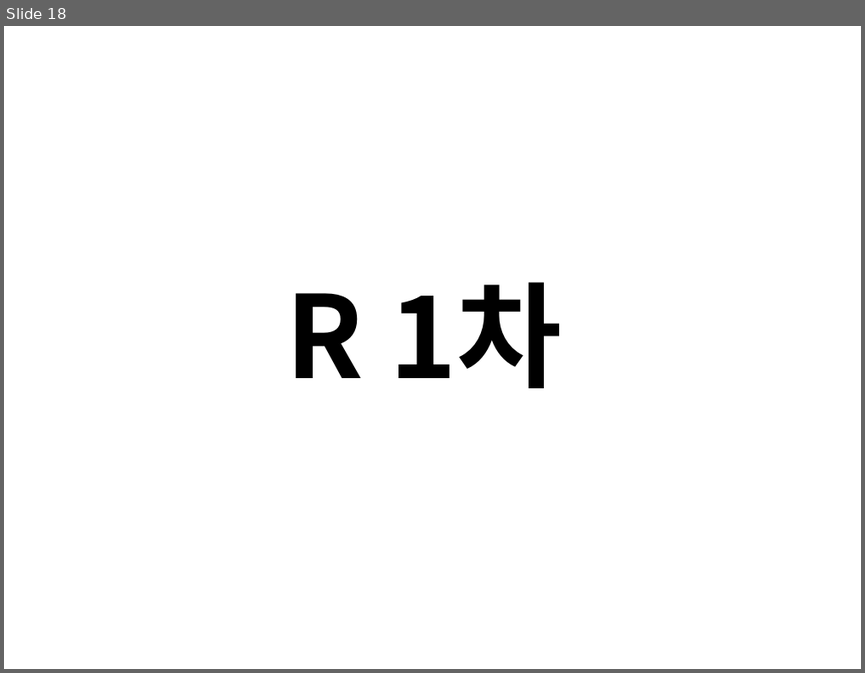
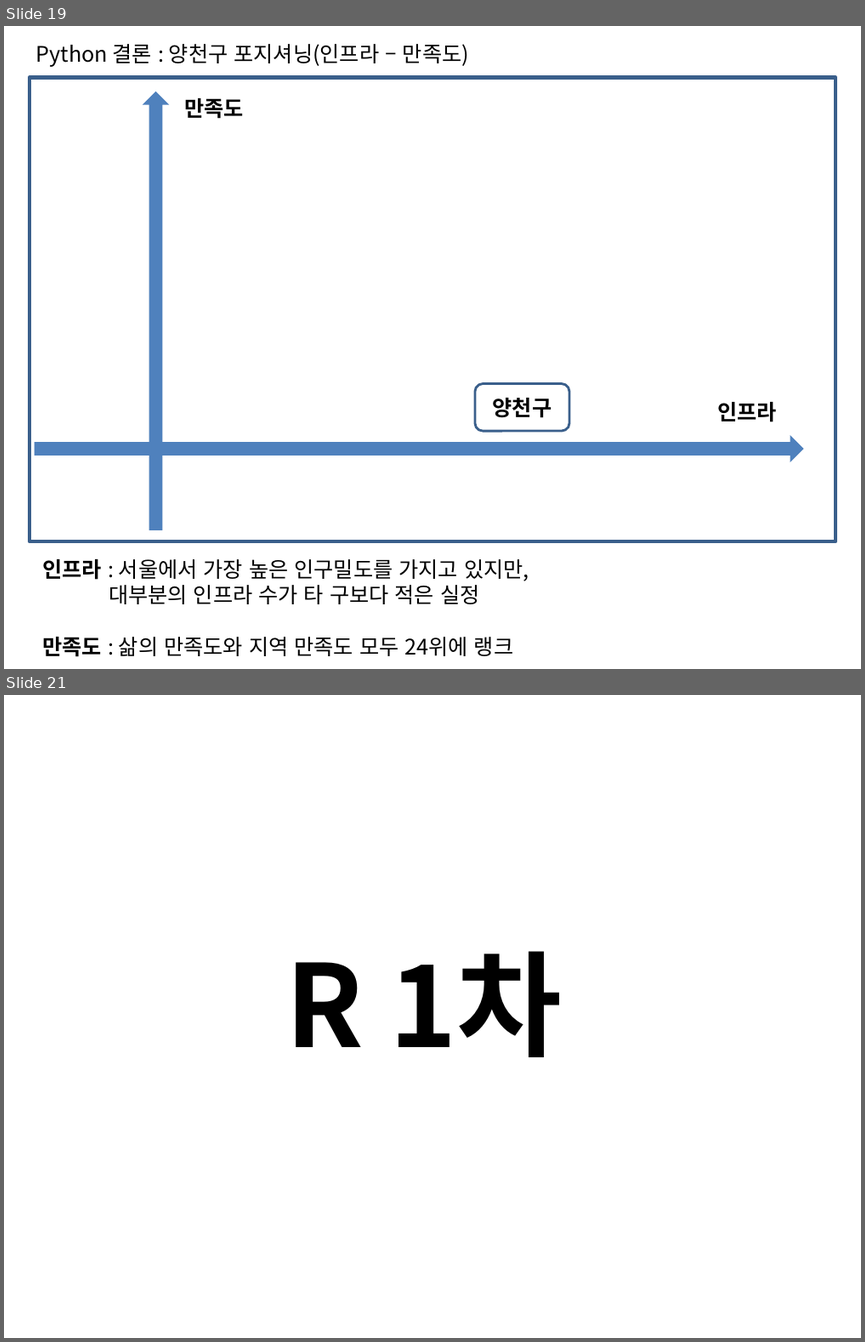
Before and after one commit to Dev1120/Team1Project, a slide deck: PPT구상/팀프로젝트_구상용.pptx. Shown one above the other, each under a label of ours: slide 18 before the commit, slides 19 and 21 after it; the slides between them are not shown. The pictures are 865x673 and 865x1342 pixels, drawn with LibreOffice and Linux fonts; fonts in the diff are those of the drawing. Boxes give left, top, right and bottom in pixels: in the first picture for what was removed or moved away, otherwise in the second. Text is boxed around its words. In the diff, an @@ line names an element or a change of style, - is before the commit and + after.

```diff
--- a/PPT구상/팀프로젝트_구상용.pptx
+++ b/PPT구상/팀프로젝트_구상용.pptx
@@ slide 19 added at bbox=[4, 26, 861, 669], background #FFFFFF @@
@@ text added at bbox=[36, 44, 469, 67], 18 pt, text #000000 @@
+Python 결론 : 양천구 포지셔닝(인프라 – 만족도)
@@ rectangle added at bbox=[30, 77, 836, 541], outline #3A5F8C 3 pt @@
@@ right arrow added at bbox=[143, 91, 169, 529], fill #4F81BD @@
@@ text added at bbox=[184, 98, 244, 119], 18 pt, text #000000, bold @@
+만족도
@@ rounded rectangle added at bbox=[475, 383, 569, 431], outline #3A5F8C 2 pt, 18 pt, text #000000, bold @@
+양천구
@@ text added at bbox=[717, 402, 777, 422], 18 pt, text #000000, bold @@
+인프라
@@ right arrow added at bbox=[34, 435, 803, 461], fill #4F81BD @@
@@ text added at bbox=[43, 559, 529, 657], 18 pt, text #000000 @@
+인프라 : 서울에서 가장 높은 인구밀도를 가지고 있지만,
+대부분의 인프라 수가 타 구보다 적은 실정
+만족도 : 삶의 만족도와 지역 만족도 모두 24위에 랭크
@@ what was slide 18 is now slide 21 @@
```
Also in this commit, not shown: 7 slides changed, 7 other slides added, 7 slides removed.
